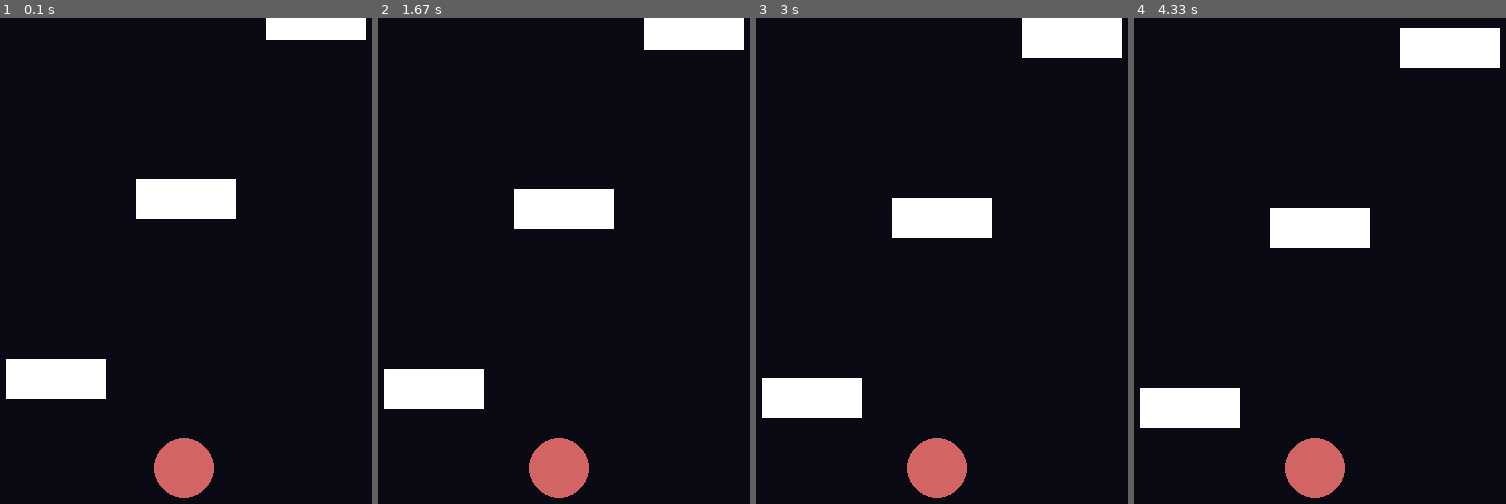
Above: before the commit, frames 1-4 (left to right).
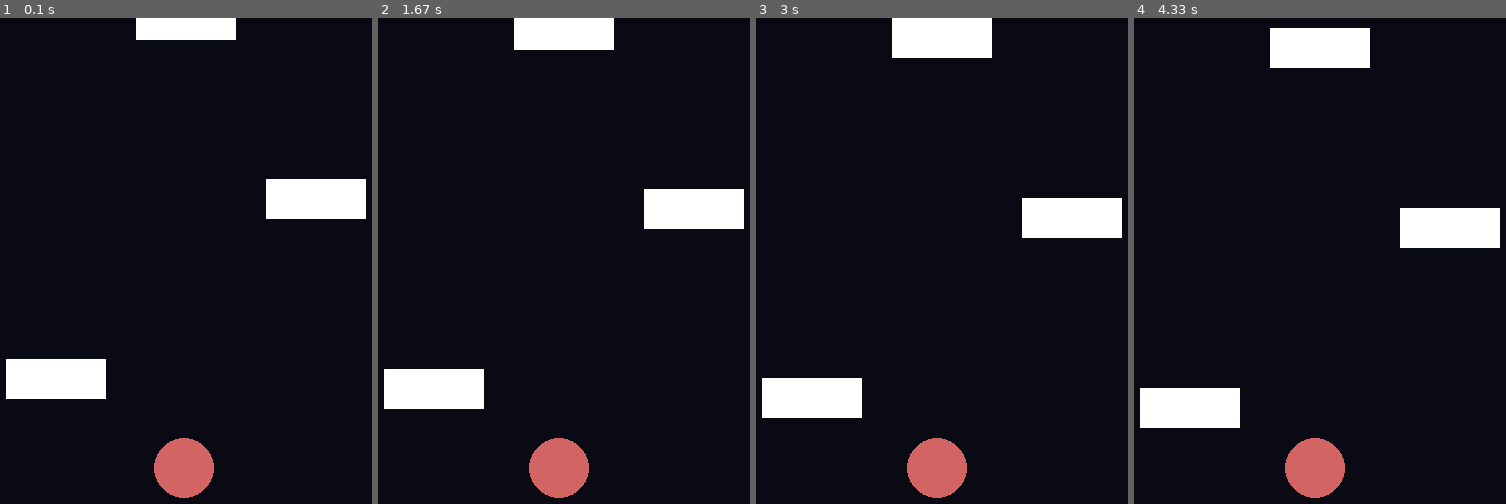
Above: after the commit, the same moments.

Repository: Cubical22/PyGameRepractice
Game: pygame game, started from index.py
Two runs of this game, one before a commit and one after it. Both use one fixed random seed, a clock stepped at 60 frames per second and the inputs below.
Inputs (mouse positions are in pixels of both pictures, inside the frame that each line leads up to):
- Up to frame 1 (0.1 s): no input
- Up to frame 2 (1.67 s): click (564, 319) at 0.38 s; click (415, 261) at 0.72 s; click (582, 392) at 1.05 s; click (430, 465) at 1.38 s
- Up to frame 3 (3 s): click (1046, 95) at 1.72 s; click (outside the picture) at 2.05 s; click (979, 163) at 2.38 s; click (912, 280) at 2.72 s
- Up to frame 4 (4.33 s): click (outside the picture) at 3.05 s; click (1375, 397) at 3.38 s; click (1413, 319) at 3.72 s; click (1234, 285) at 4.05 s

The runs differ from the first frame. In frame 1, 6.9% of the frame differs, in the area x 36-99%, y 0-42%; in frame 2, 8.0%; in frame 3, 8.8%, in the area x 36-99%, y 0-46%; in frame 4, 8.8%.

Commit message:
coded the collision logic

Diff:
--- a/Items/OB/OB.py
+++ b/Items/OB/OB.py
@@ -1,8 +1,9 @@
 import pygame
-from constants import OB_COLOR, SCREEN_SIZE, LAYER_DISTANCE, LAYER_OFFSET, OB_SIZE
+from constants import OB_COLOR, SCREEN_SIZE, LAYER_DISTANCE, LAYER_OFFSET, OB_SIZE, CIRCLE_RADIUS
+from utils import dis_point_from_line_by_points
 
 # spawning obs
-POSES = (20, SCREEN_SIZE[0] - 20 - OB_SIZE[0], SCREEN_SIZE[0] / 2 - OB_SIZE[0] / 2)
+POSES = (20, SCREEN_SIZE[0] / 2 - OB_SIZE[0] / 2, SCREEN_SIZE[0] - 20 - OB_SIZE[0])
 
 class OB:
     def __init__(self, layer, place_index):
@@ -12,9 +13,11 @@
 
         self.place_index = place_index
 
+        self.collided = False
+
     def draw(self, window, ob_offset):
         y = SCREEN_SIZE[1] - self.size[1] - self.layer * LAYER_DISTANCE - LAYER_OFFSET - ob_offset
-        pygame.draw.rect(window, OB_COLOR, (self.x,  y, self.size[0], self.size[1])) # for now just rectangles
+        pygame.draw.rect(window, OB_COLOR if not self.collided else (200, 100, 100), (self.x,  y, self.size[0], self.size[1])) # for now just rectangles
 
     def check_collision(self, player_pos, ob_offset): # here we will use the second way mentioned
         # checking for pos to make sure only needed data is generated
@@ -27,7 +30,24 @@
             top_right = (X + self.size[0], Y) if self.place_index == 0 or self.place_index == 1 else None
             top_left = (X, Y) if self.place_index == 2 or self.place_index == 1 else None
 
+            d = None
+
             if player[1] > Y and player[1] < Y + self.size[1]: # ball is in between
-                print("ball between")
+                if self.place_index == 0: # the ob on the left side
+                    d = dis_point_from_line_by_points(top_right, bottom_right, player)
+
+                elif self.place_index == 1: # the ob on the middle spot
+                    if player[0] < X: # on the right side of the ob
+                        d = dis_point_from_line_by_points(top_left, bottom_left, player)
+                    elif player[0] > X + self.size[0]: # on the left side of the ob
+                        d = dis_point_from_line_by_points(top_right, bottom_right, player)
+
+                elif self.place_index == 2:
+                    d = dis_point_from_line_by_points(top_left, bottom_right, player)
+
+
             elif player[0] > X and player[0] < X + self.size[0]: # ball is under
-                print("ball is under")
+                d = dis_point_from_line_by_points(bottom_left, bottom_right, player)
+
+            if d and d < CIRCLE_RADIUS:
+                self.collided = True
